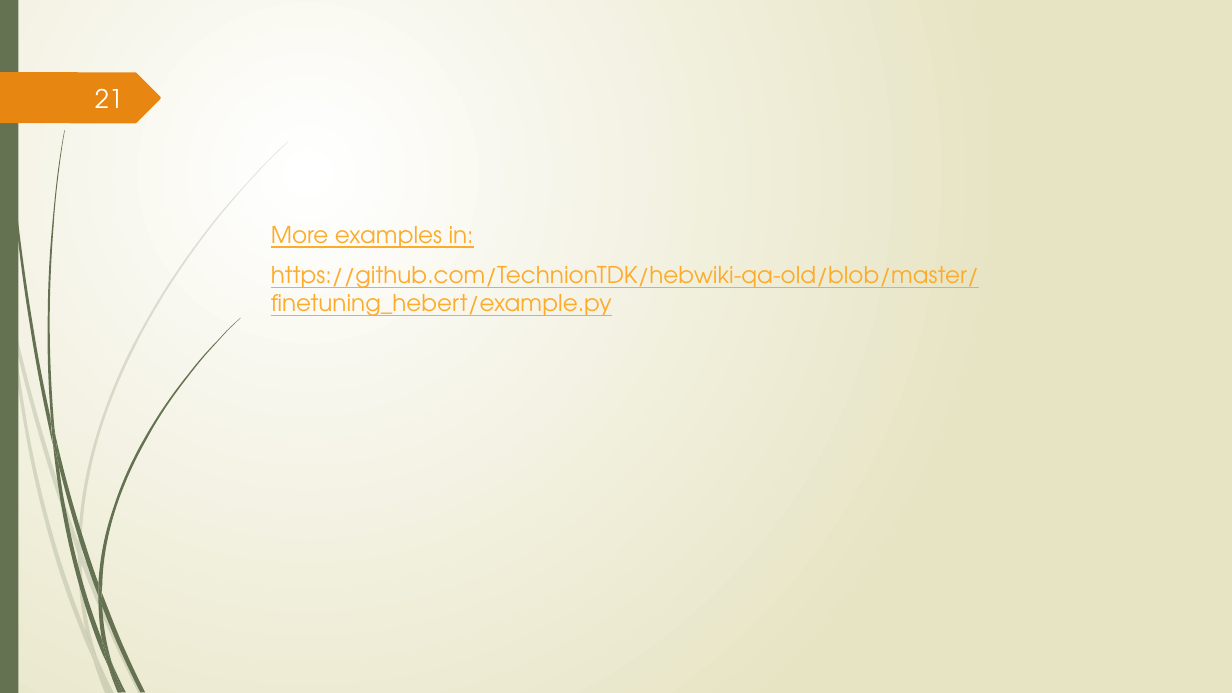
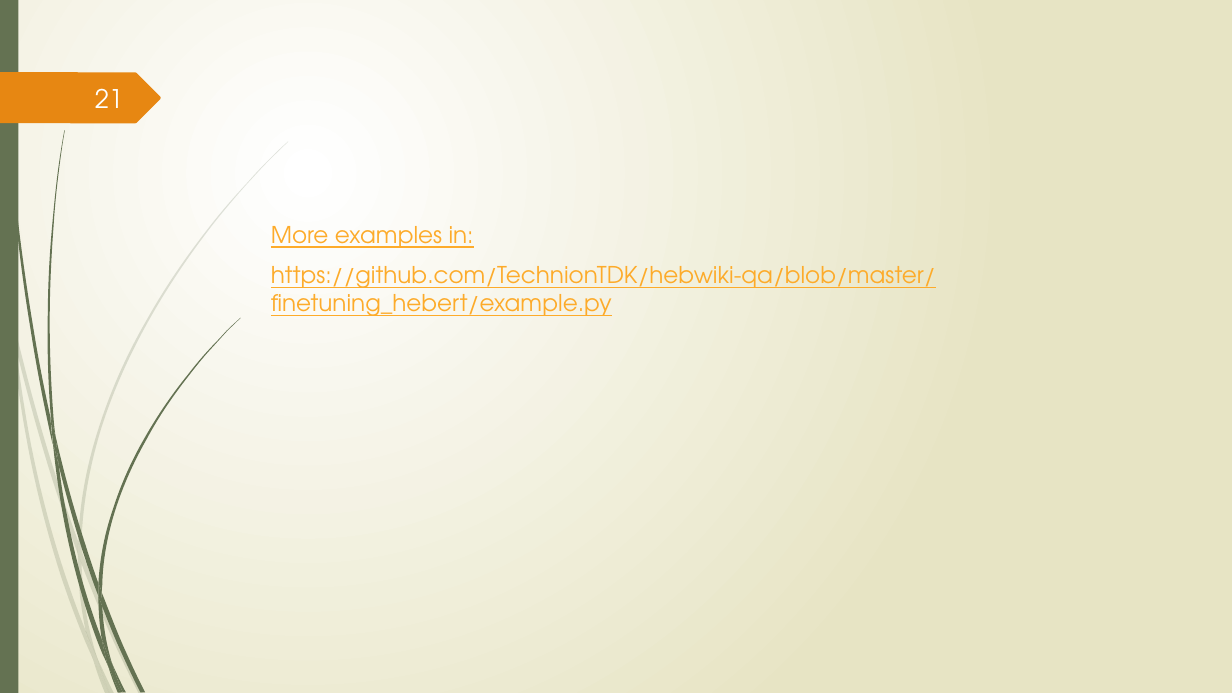
Before and after one commit to TechnionTDK/hebwiki-qa, a slide deck: slide 21 of Project Final Presentation .pptx. Drawn at 1232x693 pixels with LibreOffice and Linux fonts; fonts in the diff are those of the drawing. Boxes give left, top, right and bottom in pixels: in the first picture for what was removed or moved away, otherwise in the second. Text is boxed around its words. In the diff, an @@ line names an element or a change of style, - is before the commit and + after.

Commit message:
new presentation

```diff
--- a/Project Final Presentation .pptx
+++ b/Project Final Presentation .pptx
@@ text at [271, 266, 936, 316]: text changed @@
-https://github.com/TechnionTDK/hebwiki-qa-old/blob/master/finetuning_hebert/example.py
+https://github.com/TechnionTDK/hebwiki-qa/blob/master/finetuning_hebert/example.py
```
Also in this commit, not shown: 5 other slides changed.
